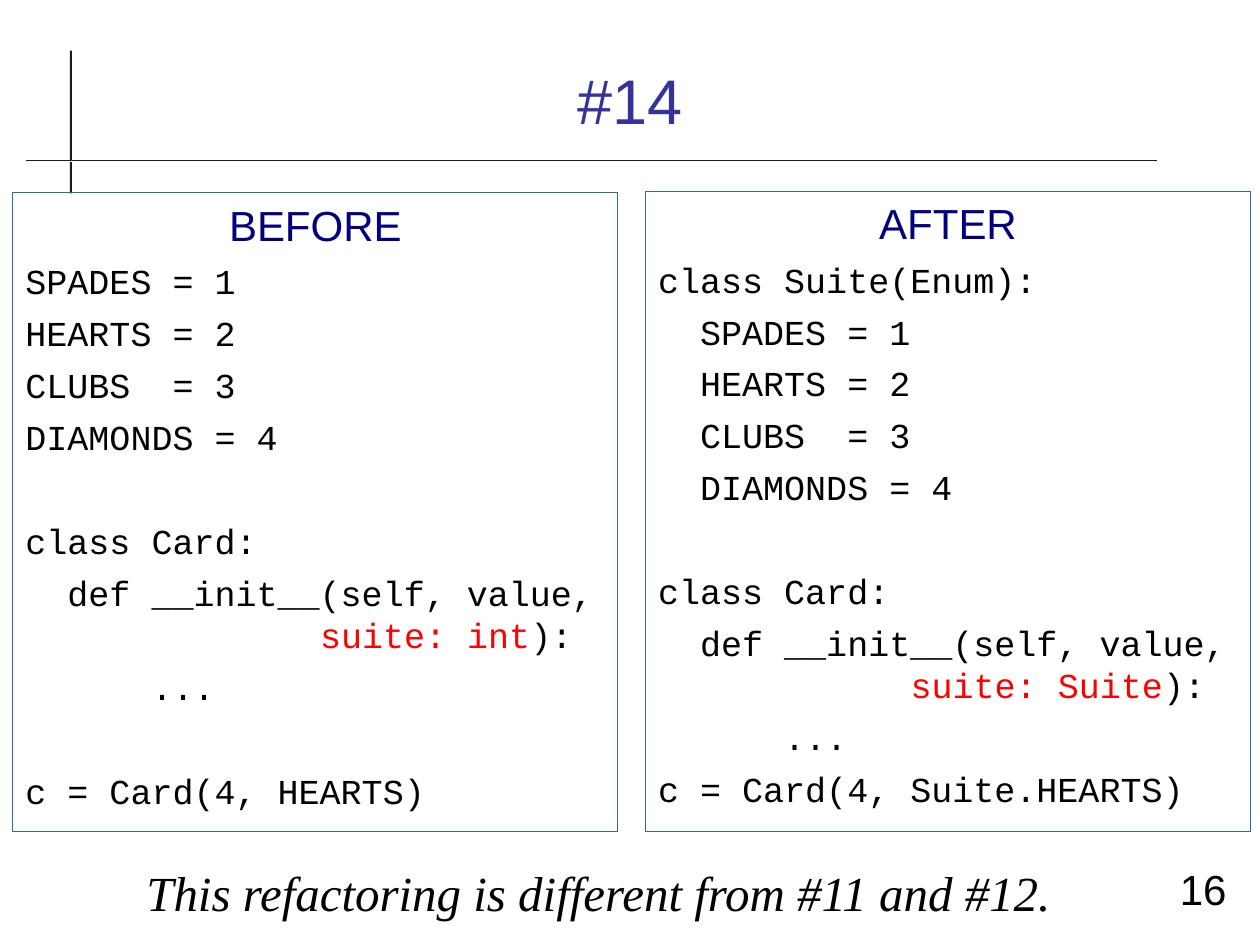
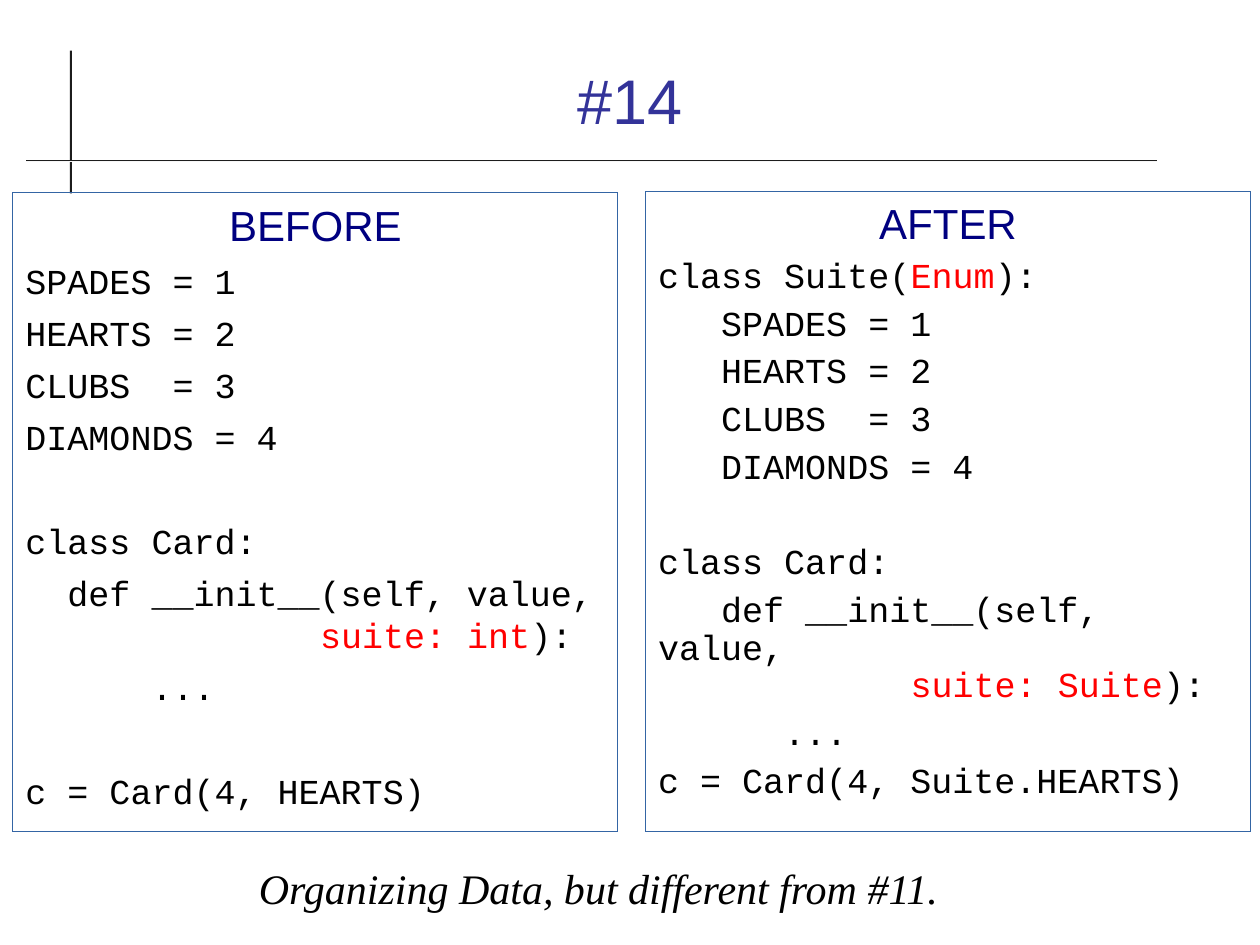
Before and after one commit to cpske/ISP, a slide deck: slide 16 of refactoring/Refactoring-Review.odp. Drawn at 1260x945 pixels with LibreOffice and Linux fonts; fonts in the diff are those of the drawing. Boxes give left, top, right and bottom in pixels: in the first picture for what was removed or moved away, otherwise in the second. Text is boxed around its words. In the diff, an @@ line names an element or a change of style, - is before the commit and + after.

Commit message:
update refactoring review examples

```diff
--- a/refactoring/Refactoring-Review.odp
+++ b/refactoring/Refactoring-Review.odp
@@ text at (658, 263, 1205, 801): text colour #000000 to #FF0000 in "Suite(Enum):"; line spacing 1 to 0.9 @@
@@ text at (259, 874, 938, 913): text changed; size 28 to 24 pt @@
-This refactoring is different from #11 and #12.
+Organizing Data, but different from #11.
@@ page number removed at (1180, 875, 1227, 906) @@
-16
```
Also in this commit, not shown: 13 other slides changed, 4 slides added, 3 slides removed, 1 other file.
